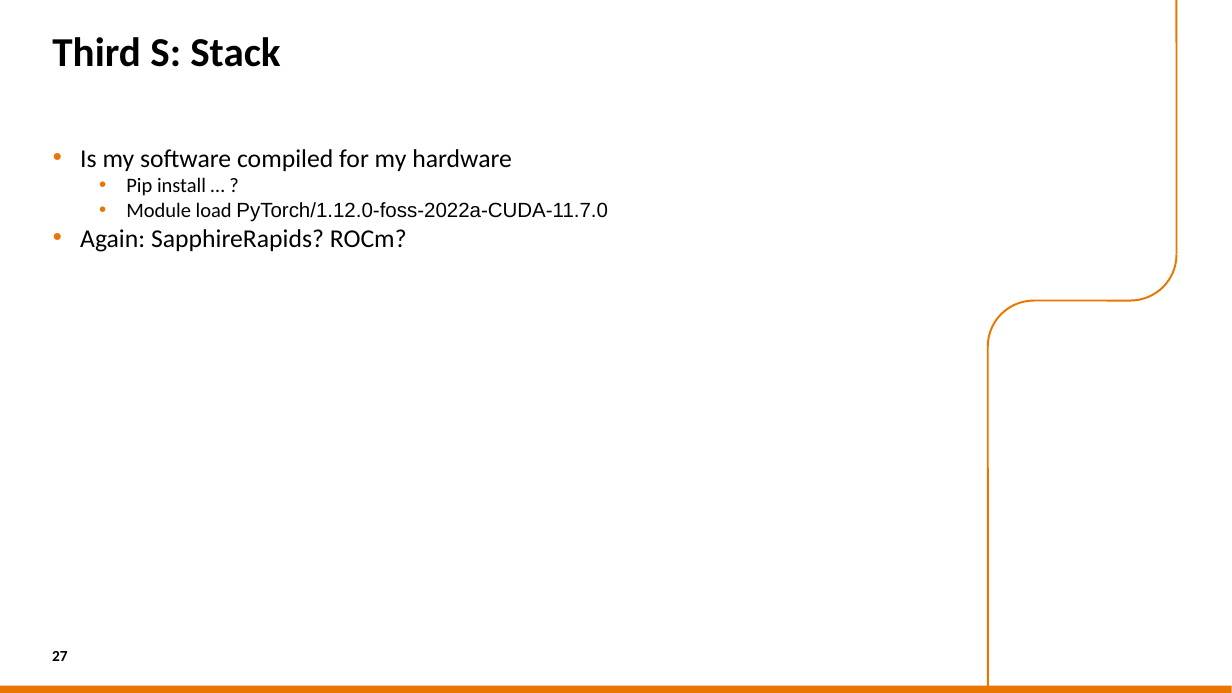
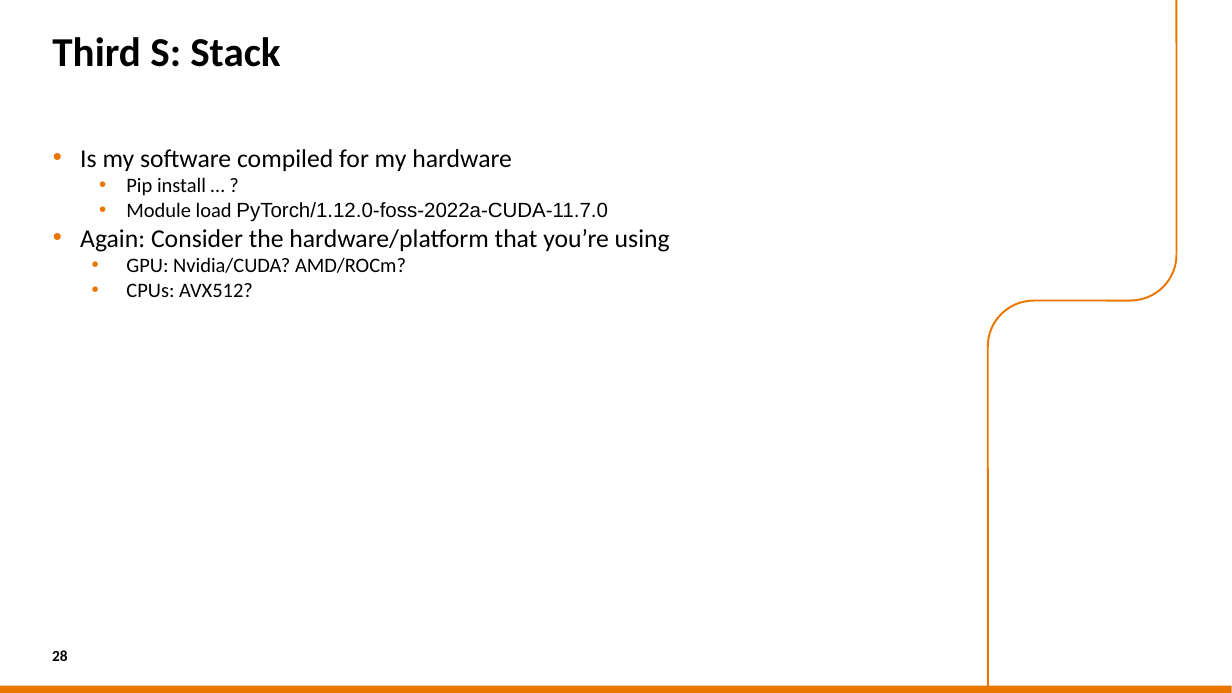
Before and after one commit to sara-nl/HPML-course-materials, a slide deck: slide 28 of Day2/slides/hw_and_software_features.pptx (slide 27 before the commit). Drawn at 1232x693 pixels with LibreOffice and Linux fonts; fonts in the diff are those of the drawing; background and template pictures are left out. Boxes give left, top, right and bottom in pixels: in the first picture for what was removed or moved away, otherwise in the second. Text is boxed around its words. In the diff, an @@ line names an element or a change of style, - is before the commit and + after.

```diff
--- a/Day2/slides/hw_and_software_features.pptx
+++ b/Day2/slides/hw_and_software_features.pptx
@@ text at box(80, 229, 670, 297): text changed @@
-• Again: SapphireRapids? ROCm?
+• Again: Consider the hardware/platform that you’re using
+  • GPU: Nvidia/CUDA? AMD/ROCm?
+  • CPUs: AVX512?
@@ page number at box(52, 650, 68, 661): text changed @@
-27
+28
```
Also in this commit, not shown: 15 other slides changed, 1 slide added, 1 other file.
